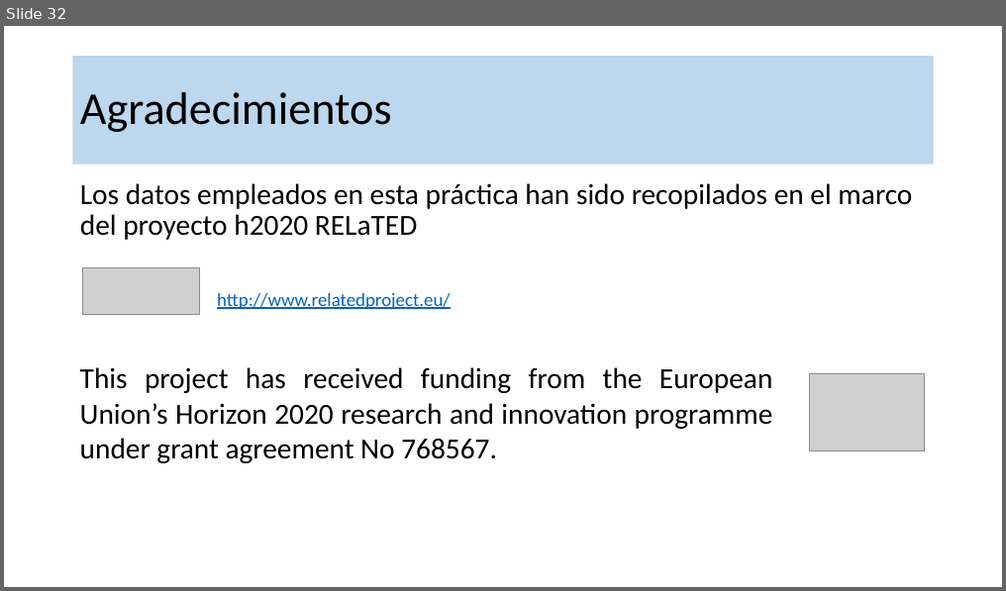
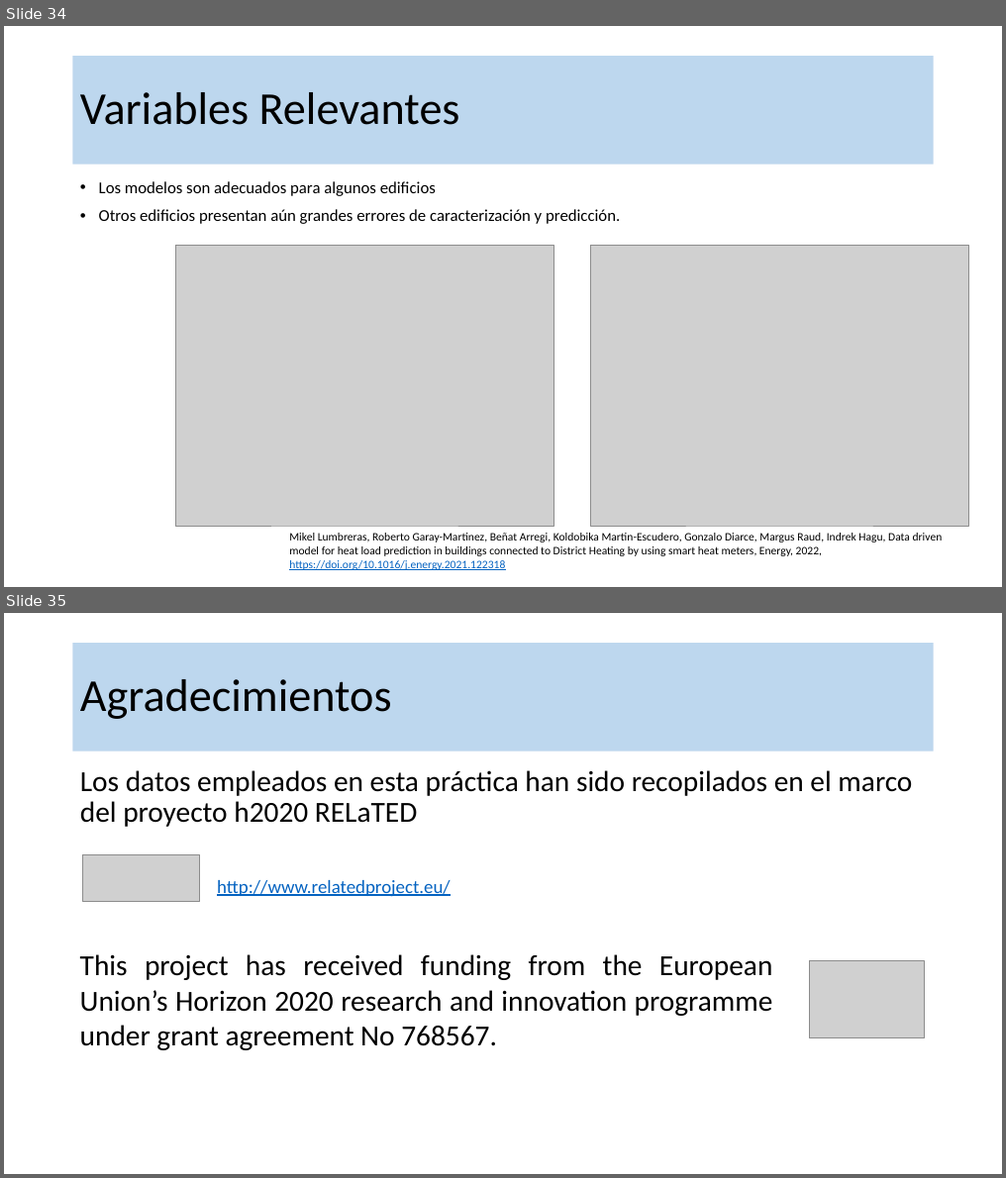
Before and after one commit to robgaray/EESIA_Consumo_Analisis_Datos_2021, a slide deck: 1_Presentaciones/Sesion_3_Practica.pptx. Shown one above the other, each under a label of ours: slide 32 before the commit, slides 34 and 35 after it. The pictures are 1006x591 and 1006x1178 pixels, drawn with LibreOffice and Linux fonts; fonts in the diff are those of the drawing; grey boxes stand for pictures; background and template pictures are left out. Boxes give left, top, right and bottom in pixels: in the first picture for what was removed or moved away, otherwise in the second. Text is boxed around its words. In the diff, an @@ line names an element or a change of style, - is before the commit and + after.

```diff
--- a/1_Presentaciones/Sesion_3_Practica.pptx
+++ b/1_Presentaciones/Sesion_3_Practica.pptx
@@ slide 34 added at bbox=[4, 26, 1002, 587], background #FFFFFF @@
@@ title added at bbox=[73, 56, 934, 165], fill #BDD7EE, 44 pt, text #000000 @@
+Variables Relevantes
@@ text added at bbox=[99, 181, 620, 224], 16 pt, text #000000 @@
+• Los modelos son adecuados para algunos edificios
+• Otros edificios presentan aún grandes errores de caracterización y predicción.
@@ picture added at bbox=[175, 246, 553, 526] @@
@@ picture added at bbox=[590, 246, 968, 526] @@
@@ text added at bbox=[289, 533, 943, 570], 11 pt, text #000000 @@
+Mikel Lumbreras, Roberto Garay-Martinez, Beñat Arregi, Koldobika Martin-Escudero, Gonzalo Diarce, Margus Raud, Indrek Hagu, Data driven model for heat load prediction in buildings connected to District Heating by using smart heat meters, Energy, 2022, https://doi.org/10.1016/j.energy.2021.122318
@@ what was slide 32 is now slide 35 @@
```
Also in this commit, not shown: 4 slides changed, 5 other slides added, 3 slides removed, 3 other files.
